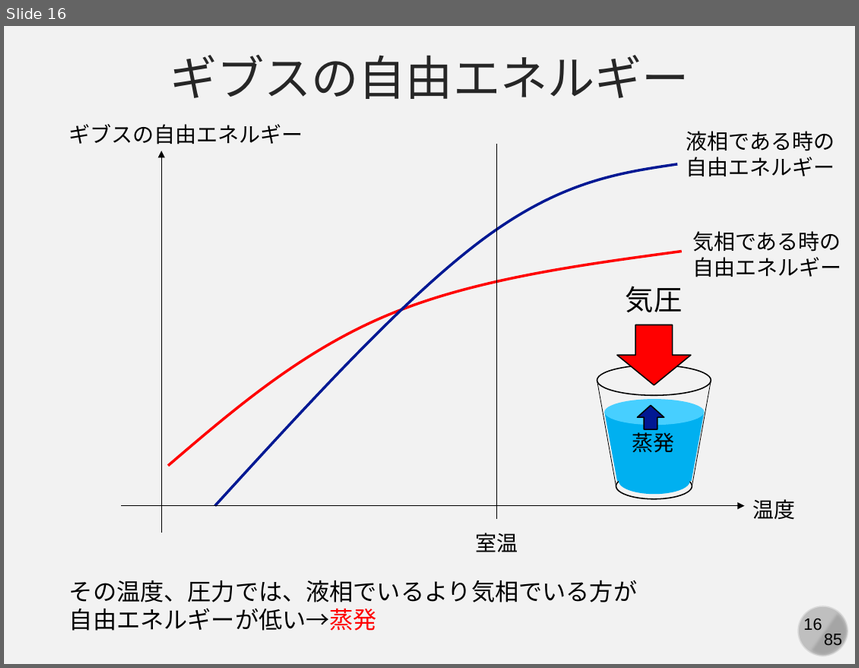
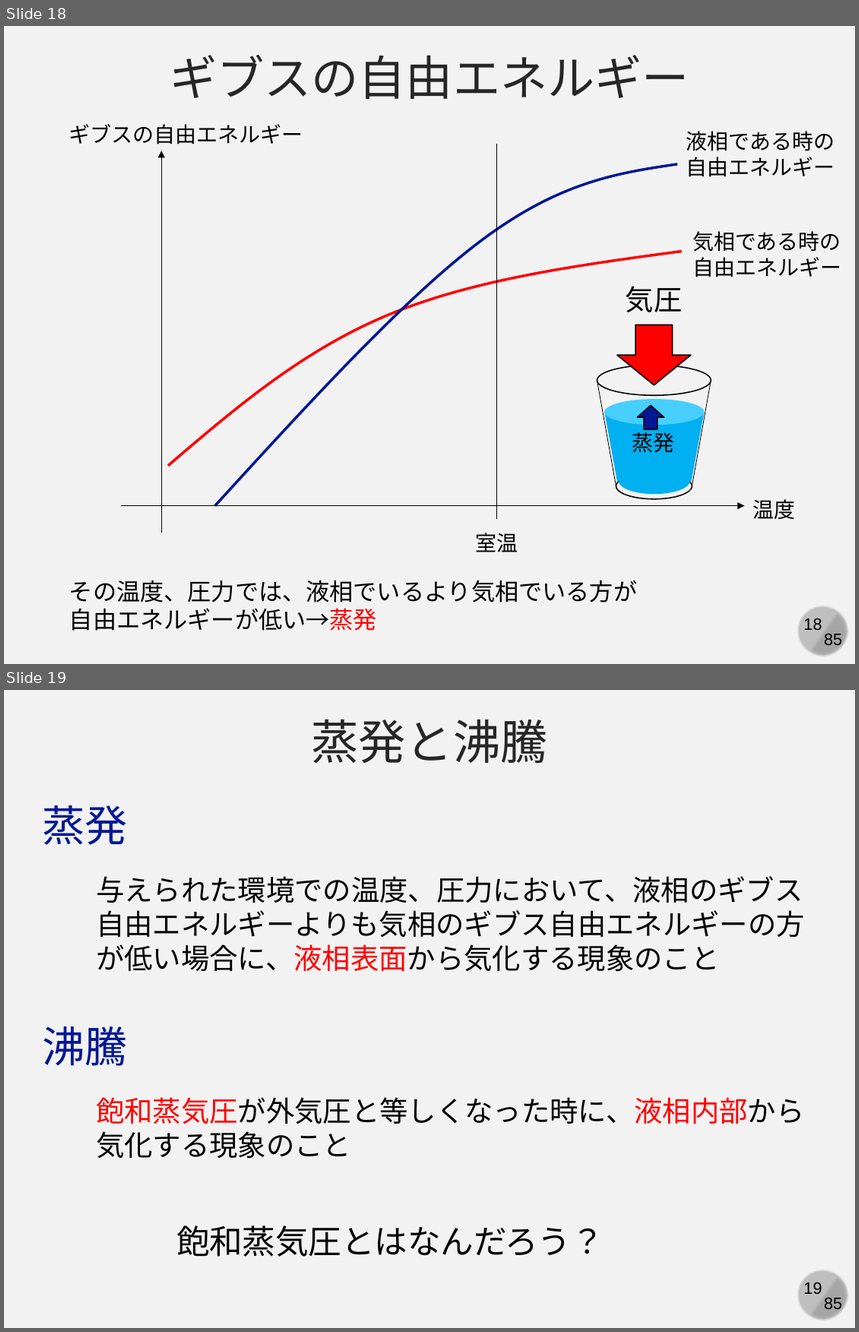
Before and after one commit to kaityo256/yamagata2022, a slide deck: 05_md_advanced/yamagata05.pptx. Shown one above the other, each under a label of ours: slide 16 before the commit, slides 18 and 19 after it. The pictures are 859x668 and 859x1332 pixels, drawn with LibreOffice and Linux fonts; fonts in the diff are those of the drawing. Boxes give left, top, right and bottom in pixels: in the first picture for what was removed or moved away, otherwise in the second. Text is boxed around its words. In the diff, an @@ line names an element or a change of style, - is before the commit and + after.

```diff
--- a/05_md_advanced/yamagata05.pptx
+++ b/05_md_advanced/yamagata05.pptx
@@ slide 19 added at bbox=[4, 690, 855, 1328], background #F2F2F2; not listed: 4 template elements that a slide beside it also shows @@
@@ text added at bbox=[312, 719, 548, 763], 40 pt, text #262626 @@
+蒸発と沸騰
@@ text added at bbox=[43, 806, 128, 845], 36 pt, text #011893 @@
+蒸発
@@ text added at bbox=[96, 876, 805, 971], 24 pt, text #000000 @@
+与えられた環境での温度、圧力において、液相のギブス自由エネルギーよりも気相のギブス自由エネルギーの方が低い場合に、液相表面から気化する現象のこと
@@ text added at bbox=[43, 1027, 128, 1066], 36 pt, text #011893 @@
+沸騰
@@ text added at bbox=[96, 1097, 804, 1158], 24 pt, text #000000 @@
+飽和蒸気圧が外気圧と等しくなった時に、液相内部から気化する現象のこと
@@ text added at bbox=[177, 1226, 604, 1257], 28 pt, text #000000 @@
+飽和蒸気圧とはなんだろう？
@@ what was slide 16 is now slide 18 @@
@@ page number at bbox=[804, 619, 822, 630]: text changed @@
-16
+18
```
Also in this commit, not shown: 3 other slides added.
